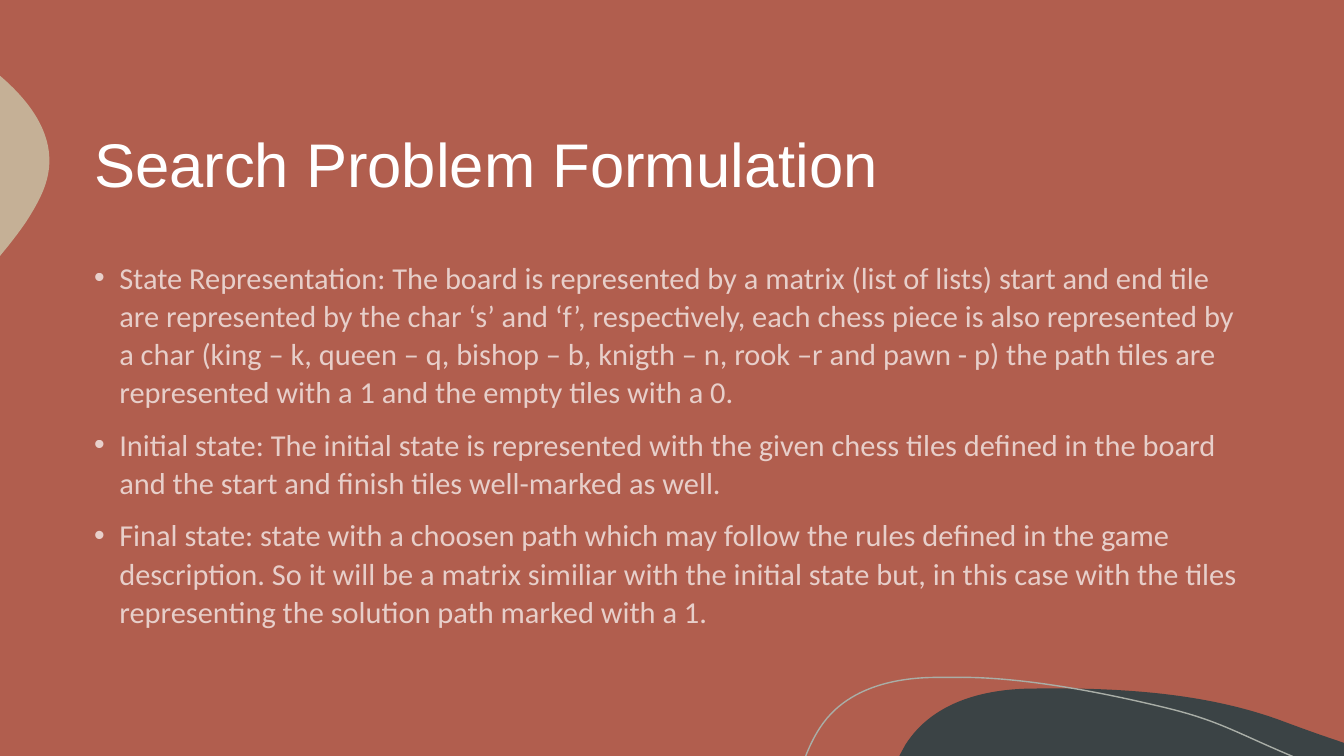
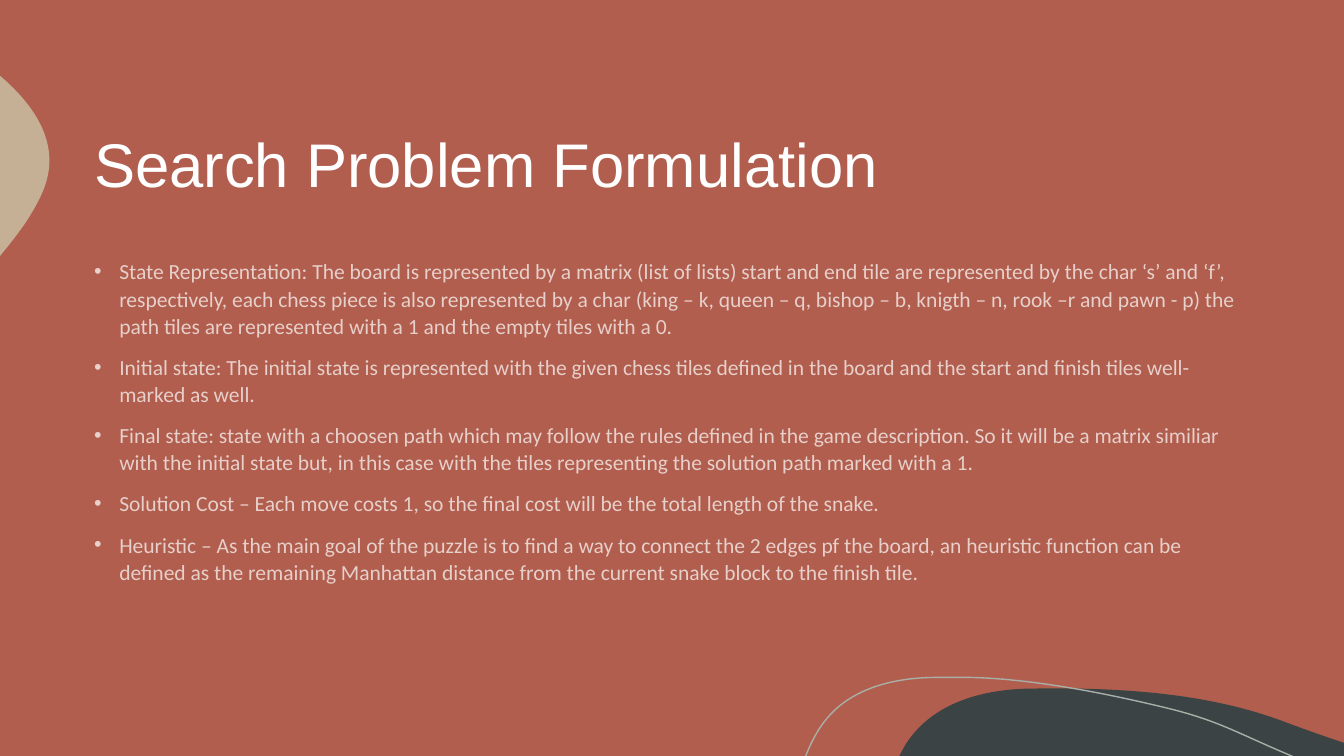
Before and after one commit to itsdomsantos/IART-2022, a slide deck: slide 4 of Chess Snake Puzzles – 2022 IA Project.pptx. Drawn at 1344x756 pixels with LibreOffice and Linux fonts; fonts in the diff are those of the drawing. Boxes give left, top, right and bottom in pixels: in the first picture for what was removed or moved away, otherwise in the second. Text is boxed around its words. In the diff, an @@ line names an element or a change of style, - is before the commit and + after.

Commit message:
Finish(?) powerpoint

```diff
--- a/Chess Snake Puzzles – 2022 IA Project.pptx
+++ b/Chess Snake Puzzles – 2022 IA Project.pptx
@@ text at (119,264,1234,474): size 21.7 to 15.4 pt in "State Representation: The board is represented by ...", "Initial state: The initial state is represented ...", "Final state: state with a choosen path ..." @@
@@ text at (119,496,1181,584): paragraphs added @@
+• Solution Cost – Each move costs 1, so the final cost will be the total length of the snake.
+• Heuristic – As the main goal of the puzzle is to find a way to connect the 2 edges pf the board, an heuristic function can be defined as the remaining Manhattan distance from the current snake block to the finish tile.
```
Also in this commit, not shown: 2 other slides changed.
